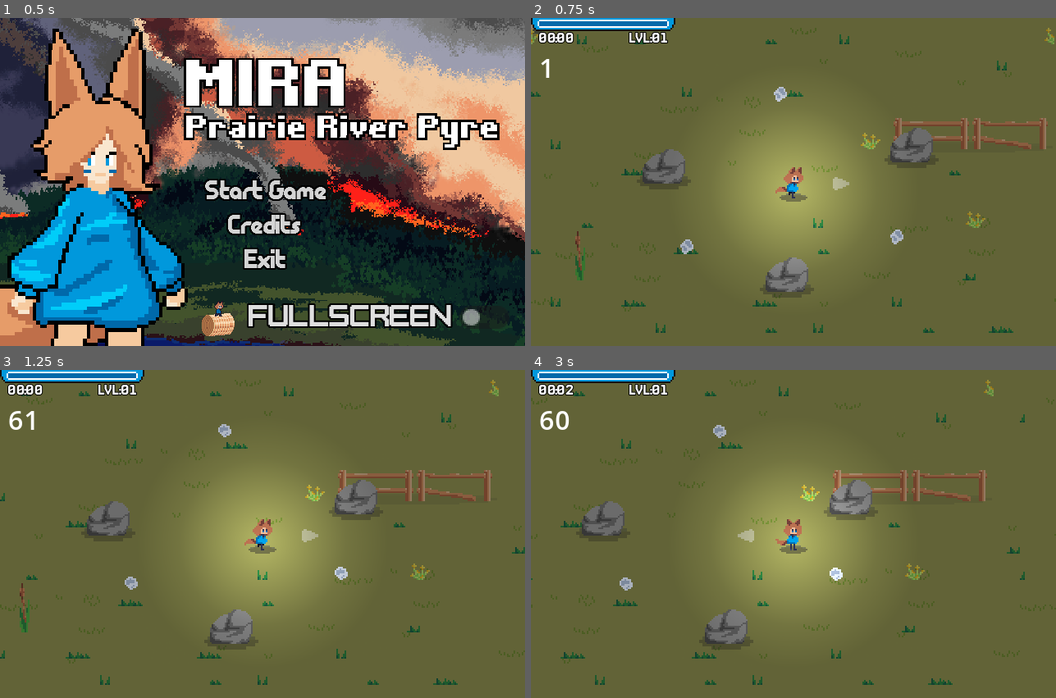
Above: before the commit, frames 1-4 (two rows, left to right).
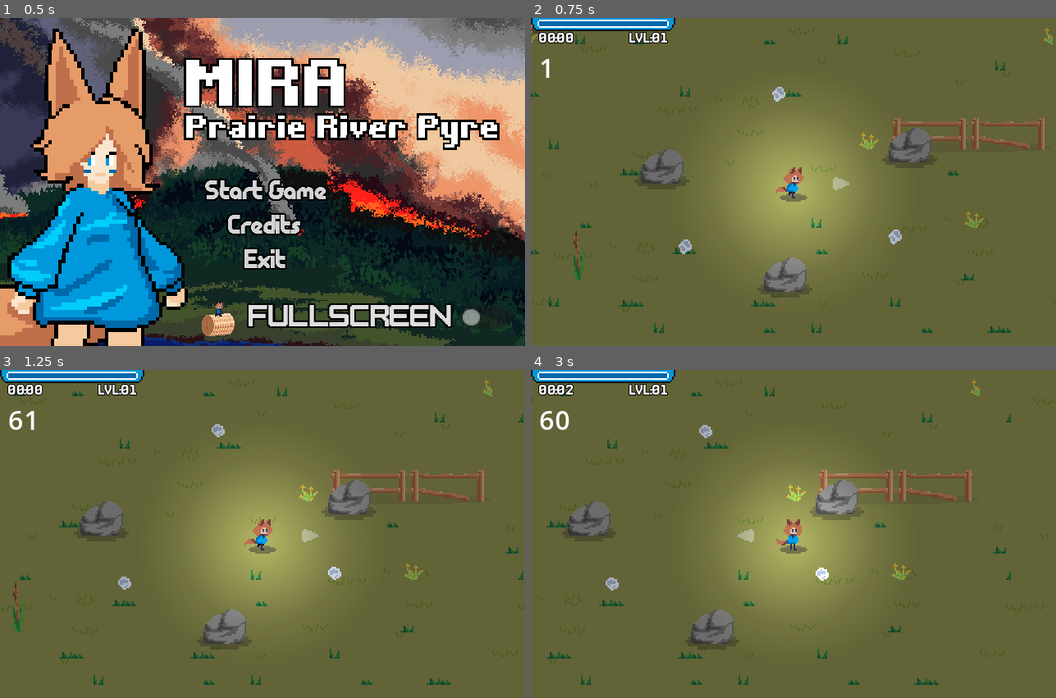
Above: after the commit, the same moments.

Repository: ColtonPhillips/its-spreading
Game: Godot game, scene res://scenes/gui/main_menu/main_menu.tscn
The game is run twice, just before and just after one commit, with the same random seed, the same clock (stepped at 60 frames per second) and the same inputs. Sound files missing from this copy of the repository are replaced by a short silence.
Inputs (mouse positions are in pixels of both pictures, inside the frame that each line leads up to):
- Up to frame 1 (0.5 s): no input
- Up to frame 2 (0.75 s): tap Enter (ui_accept) at 0.5 s; move the mouse to (909, 165) at 0.52 s; hold D (move_right) from 0.53 s (still down); tap O at 0.6 s; click (909, 165) at 0.67 s
- Up to frame 3 (1.25 s): keep holding D (move_right); tap Enter (ui_accept) at 0.77 s
- Up to frame 4 (3 s): release D (move_right) at 1.25 s; drag from (688, 550) to (756, 432) at 1.27 s; move the mouse to (846, 461) at 2.02 s; hold D (move_right) 2.03-2.75 s; tap O at 2.1 s; drag from (767, 599) to (625, 602) at 2.77 s

Frame 1 is identical in both runs. In frame 2, 2.5% of the frame differs, in the area x 0-100%, y 2-96%; in frame 3, 4.4%; in frame 4, 5.4%, in the area x 0-95%, y 3-96%.

Commit message:
player change

Diff:
--- a/resources/stats/player/player_stats.tres
+++ b/resources/stats/player/player_stats.tres
@@ -6,7 +6,7 @@
 script = ExtResource("1_ce10n")
 exp = 0
 level = 1
-speed = 30
+speed = 36
 hp = 100
 damage = 5
 hasOneShotHitbox = false
